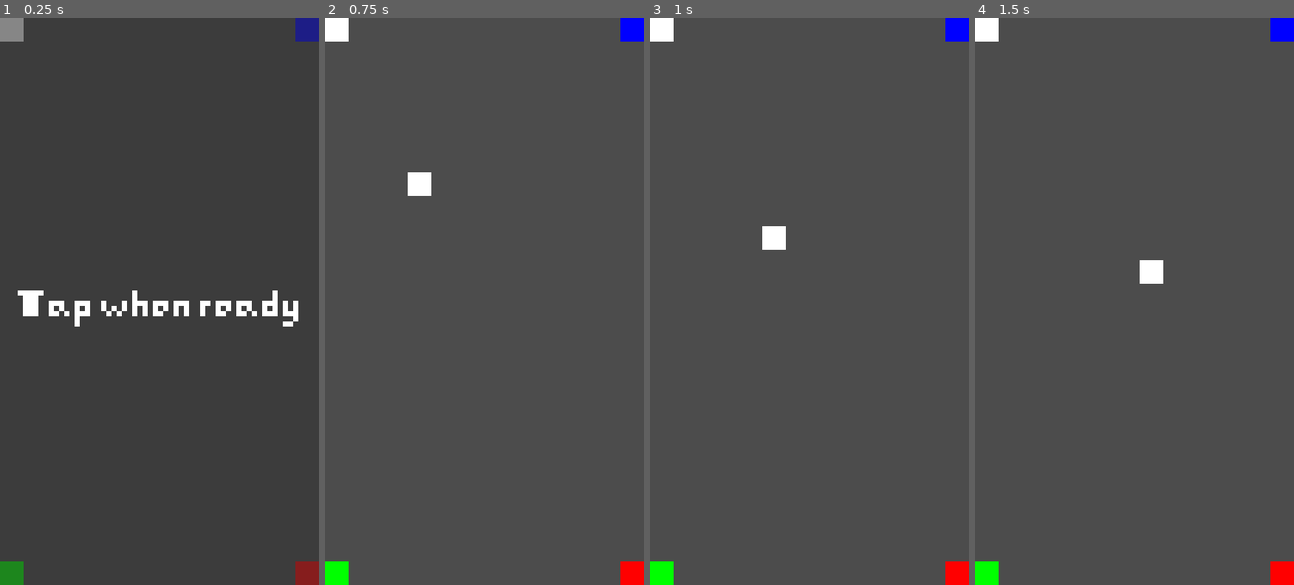
Above: before the commit, frames 1-4 (left to right).
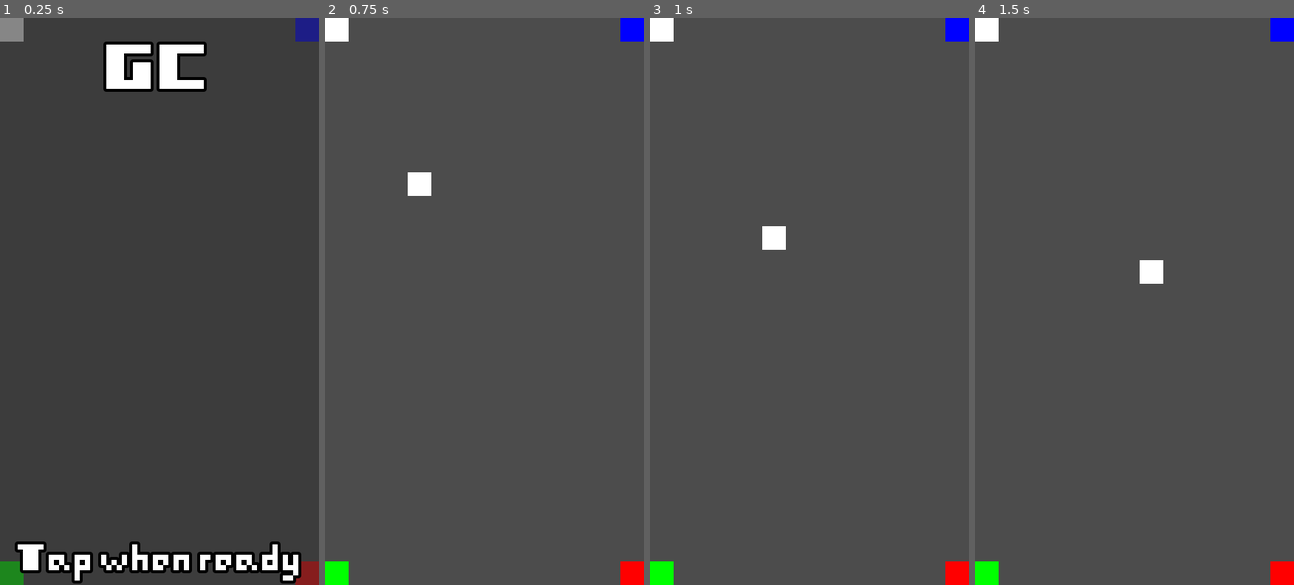
Above: after the commit, the same moments.

Repository: Kiel97/easy-jam-8bits-to-infinity
Game: Godot game, scene res://Game.tscn
The game is run twice, just before and just after one commit, with the same random seed, the same clock (stepped at 60 frames per second) and the same inputs.
Inputs (mouse positions are in pixels of both pictures, inside the frame that each line leads up to):
- Up to frame 1 (0.25 s): no input
- Up to frame 2 (0.75 s): click (484, 301) at 0.5 s
- Up to frame 3 (1 s): no input
- Up to frame 4 (1.5 s): move the mouse to (1204, 273) at 1.27 s

The runs differ from the first frame. In frame 1, 7.4% of the frame differs, in the area x 4-95%, y 4-100%; in frame 2, nothing differs; in frame 3, nothing differs; in frame 4, nothing differs.

Commit message:
Added game title and put vboxes on top and bottom of screen

Diff:
--- a/Game.gd
+++ b/Game.gd
@@ -6,7 +6,8 @@
 onready var spawn_point: PathFollow2D = $JunkGenerator/JunkPath/JunkPathSpawner
 onready var junk_timer: Timer = $JunkGenerator/JunkTimer
 onready var tap_button: TextureButton = $CanvasLayer/Control/TapButton
-onready var tap_label: Label = $CanvasLayer/Control/TapLabel
+onready var tap_label: Label = $CanvasLayer/Control/BottomVBox/TapLabel
+onready var title_label: Label = $CanvasLayer/Control/TopVBox/TitleLabel
 
 export var junks: Array = [load("res://Shard.tscn")]
 
@@ -30,6 +31,7 @@
 func new_game():
 	tap_button.visible = false
 	tap_label.visible = false
+	title_label.visible = false
 	for child in $Junk.get_children():
 		child.queue_free()
 	score = 0
@@ -53,6 +55,7 @@
 	self.is_playing = false
 	tap_button.visible = true
 	tap_label.visible = true
+	title_label.visible = true
 	print("Your score is: ", score)
 
 func _on_TextureButton_pressed():
--- a/Game.tscn
+++ b/Game.tscn
@@ -18,8 +18,16 @@
 "points": PoolVector2Array( 0, 0, 0, 0, 4, 4, 0, 0, 0, 0, 4, 188, 0, 0, 0, 0, 104, 188, 0, 0, 0, 0, 104, 4, 0, 0, 0, 0, 4, 4 )
 }
 
+[sub_resource type="DynamicFont" id=5]
+size = 24
+outline_size = 1
+outline_color = Color( 0, 0, 0, 1 )
+font_data = ExtResource( 6 )
+
 [sub_resource type="DynamicFont" id=4]
 size = 14
+outline_size = 1
+outline_color = Color( 0, 0, 0, 1 )
 extra_spacing_space = -5
 font_data = ExtResource( 6 )
 
@@ -145,12 +153,36 @@
 "_edit_use_anchors_": false
 }
 
-[node name="TapLabel" type="Label" parent="CanvasLayer/Control"]
-anchor_top = 0.5
-anchor_right = 1.0
-anchor_bottom = 0.5
-margin_top = -9.0
-margin_bottom = 9.0
+[node name="TopVBox" type="VBoxContainer" parent="CanvasLayer/Control"]
+anchor_right = 1.0
+margin_bottom = 30.0
+__meta__ = {
+"_edit_use_anchors_": false
+}
+
+[node name="TitleLabel" type="Label" parent="CanvasLayer/Control/TopVBox"]
+margin_right = 108.0
+margin_bottom = 30.0
+custom_fonts/font = SubResource( 5 )
+text = "GC"
+align = 1
+valign = 1
+__meta__ = {
+"_edit_use_anchors_": false
+}
+
+[node name="BottomVBox" type="VBoxContainer" parent="CanvasLayer/Control"]
+anchor_top = 1.0
+anchor_right = 1.0
+anchor_bottom = 1.0
+margin_top = -18.0
+__meta__ = {
+"_edit_use_anchors_": false
+}
+
+[node name="TapLabel" type="Label" parent="CanvasLayer/Control/BottomVBox"]
+margin_right = 108.0
+margin_bottom = 18.0
 custom_fonts/font = SubResource( 4 )
 text = "Tap when ready"
 align = 1
Not shown: 1 places in Game.tscn that only renumber resources
